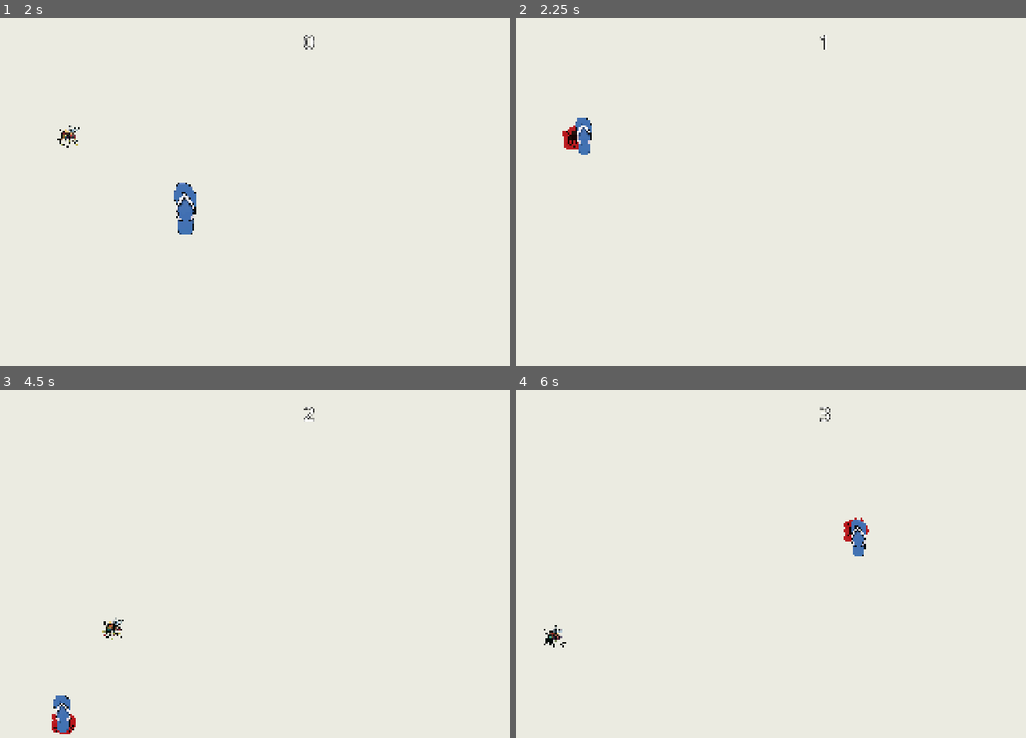
Above: before the commit, frames 1-4 (two rows, left to right).
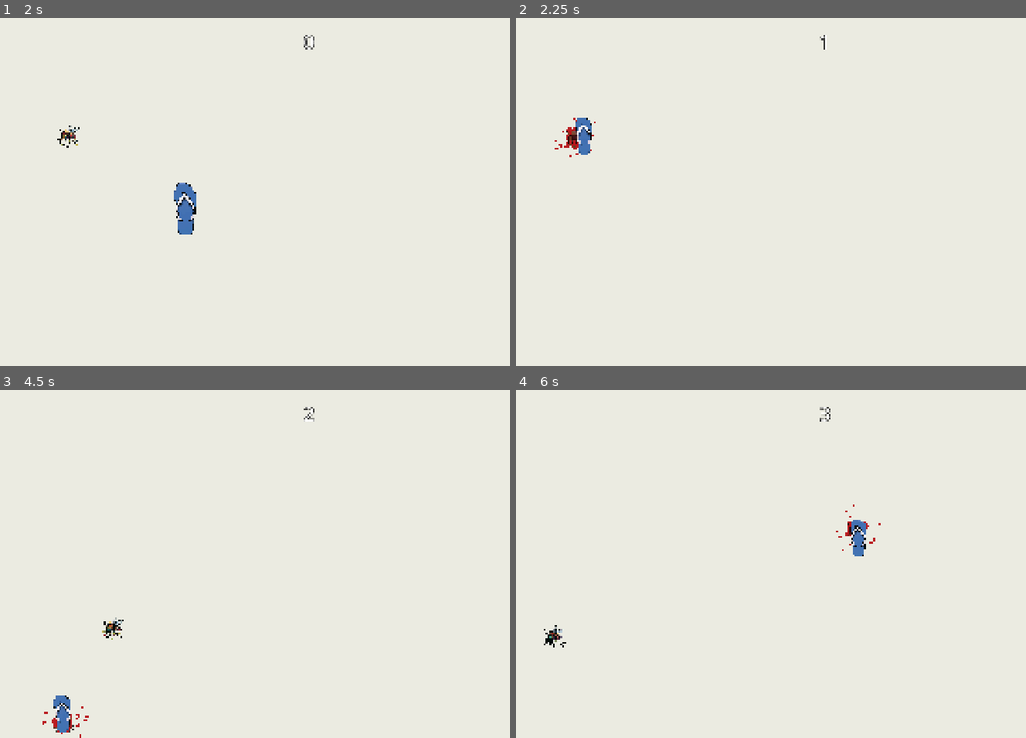
Above: after the commit, the same moments.

Repository: fullstackgabe/mosquito_attack
Game: Godot game, scene res://main.tscn
The game is run twice, just before and just after one commit, with the same random seed, the same clock (stepped at 60 frames per second) and the same inputs.
Inputs (mouse positions are in pixels of both pictures, inside the frame that each line leads up to):
- Up to frame 1 (2 s): tap Enter at 0.5 s; move the mouse to (443, 174) at 0.52 s; click (443, 174) at 0.67 s; tap Space at 1.25 s; move the mouse to (183, 209) at 1.27 s; click (183, 209) at 1.42 s
- Up to frame 2 (2.25 s): move the mouse to (582, 136) at 2.02 s; click (582, 136) at 2.17 s
- Up to frame 3 (4.5 s): move the mouse to (280, 633) at 2.77 s; click (280, 633) at 2.92 s; move the mouse to (494, 616) at 3.52 s; click (494, 616) at 3.67 s; move the mouse to (61, 713) at 4.27 s; click (61, 713) at 4.42 s
- Up to frame 4 (6 s): move the mouse to (857, 564) at 5.02 s; click (857, 564) at 5.17 s; move the mouse to (857, 539) at 5.77 s; click (857, 539) at 5.92 s

Frame 1 is identical in both runs. In frame 2, 0.1% of the frame differs, in the area x 7-16%, y 28-40%; in frame 3, 0.1%; in frame 4, 0.1%.

Commit message:
more blood

Diff:
--- a/scripts/blood_puddle.gd
+++ b/scripts/blood_puddle.gd
@@ -1,8 +1,9 @@
 extends Node2D
 
-@export var main_radius: float = 36.0
+@export var main_radius: float = 28.0
 @export var color: Color = Color(0.72, 0.08, 0.1, 0.95)
-@export var splat_count: int = 5
+@export var nearby_splats: int = 7
+@export var far_droplets: int = 14
 
 var _positions: PackedVector2Array = PackedVector2Array()
 var _radii: PackedFloat32Array = PackedFloat32Array()
@@ -10,11 +11,19 @@
 func _ready() -> void:
 	_positions.append(Vector2.ZERO)
 	_radii.append(main_radius)
-	for i in range(splat_count):
-		var angle := TAU * float(i) / float(splat_count) + randf_range(-0.4, 0.4)
-		var dist := main_radius * randf_range(0.65, 1.05)
+
+	for i in range(nearby_splats):
+		var angle := TAU * float(i) / float(nearby_splats) + randf_range(-0.5, 0.5)
+		var dist := main_radius * randf_range(0.55, 1.15)
 		_positions.append(Vector2(cos(angle), sin(angle)) * dist)
-		_radii.append(main_radius * randf_range(0.22, 0.42))
+		_radii.append(main_radius * randf_range(0.20, 0.45))
+
+	for _i in range(far_droplets):
+		var angle := randf() * TAU
+		var dist := main_radius * randf_range(1.4, 2.8)
+		_positions.append(Vector2(cos(angle), sin(angle)) * dist)
+		_radii.append(main_radius * randf_range(0.06, 0.18))
+
 	queue_redraw()
 
 func _draw() -> void:
--- a/scripts/mosquito.gd
+++ b/scripts/mosquito.gd
@@ -10,7 +10,6 @@
 @onready var sprite: Sprite2D = $Sprite2D
 @onready var lifetime_timer: Timer = $LifetimeTimer
 
-const TEX_FLY: Texture2D = preload("res://art/mosquitos/common/fly/south.png")
 const BLOOD_PUDDLE_SCRIPT: Script = preload("res://scripts/blood_puddle.gd")
 
 var velocity: Vector2 = Vector2.ZERO
@@ -75,7 +74,7 @@
 	alive = false
 	velocity = Vector2.ZERO
 	_spawn_blood_puddle()
-	sprite.modulate = Color(0.08, 0.08, 0.08, 0.9)
+	sprite.modulate = Color(0.45, 0.45, 0.45, 0.75)
 	sprite.scale *= 0.9
 	lifetime_timer.stop()
 	GameState.add_kill()
